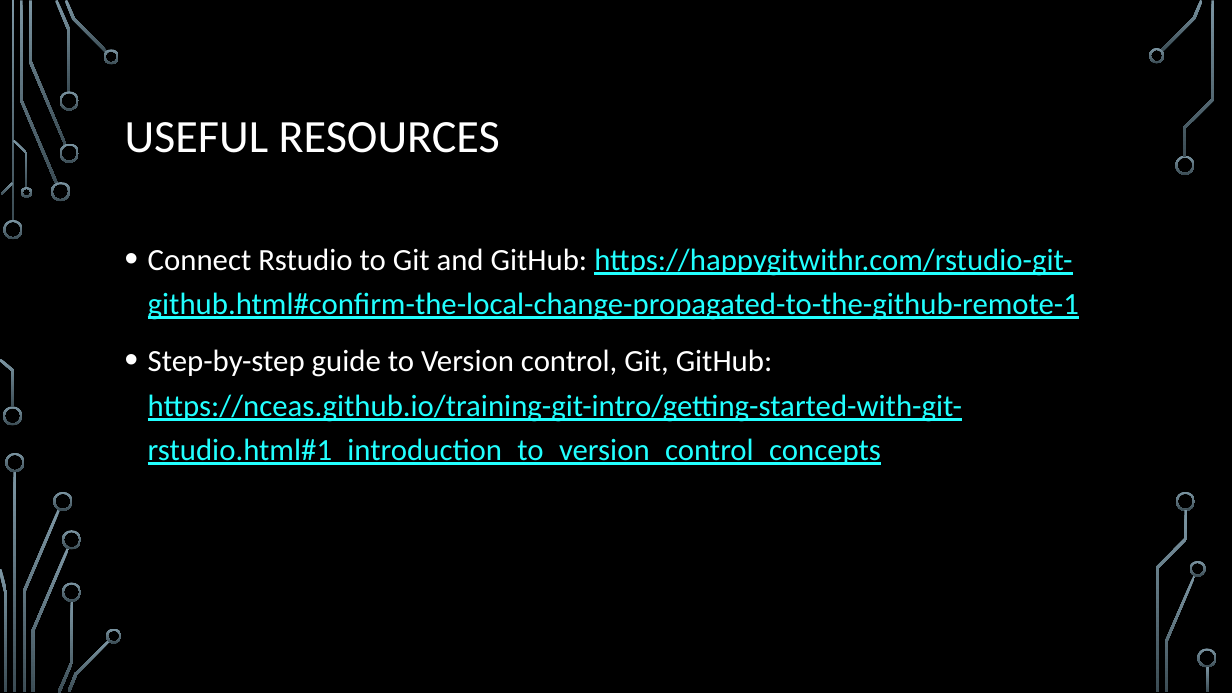
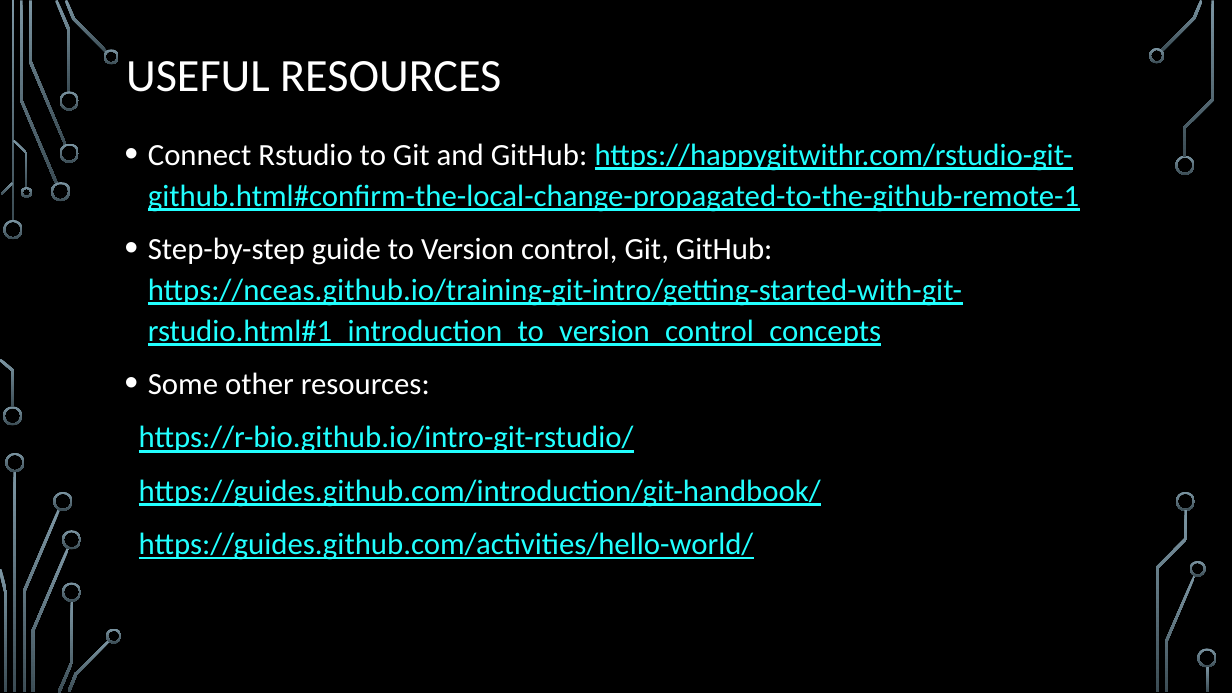
Before and after one commit to mqRusers/2020-10-22-Git-GitHub, a slide deck: slide 18 of Git it - RUG workshop.pptx (slide 17 before the commit). Drawn at 1232x693 pixels with LibreOffice and Linux fonts; fonts in the diff are those of the drawing; background and template pictures are left out. Boxes give left, top, right and bottom in pixels: in the first picture for what was removed or moved away, otherwise in the second. Text is boxed around its words. In the diff, an @@ line names an element or a change of style, - is before the commit and + after.

```diff
--- a/Git it - RUG workshop.pptx
+++ b/Git it - RUG workshop.pptx
@@ title "USEFUL RESOURCES" moved from (x1=125, y1=122, x2=500, y2=153) to (x1=126, y1=61, x2=501, y2=92) @@
@@ text "Connect Rstudio to Git and ..." moved from (x1=148, y1=248, x2=1079, y2=465) to (x1=139, y1=143, x2=1079, y2=560) @@
@@ text at (x1=148, y1=143, x2=1079, y2=346): line spacing 1.2 to 1.1 @@
@@ text at (x1=139, y1=372, x2=821, y2=560): paragraphs added @@
+• Some other resources:
+https://r-bio.github.io/intro-git-rstudio/
+https://guides.github.com/introduction/git-handbook/
+https://guides.github.com/activities/hello-world/
```
Also in this commit, not shown: 1 slide added.
